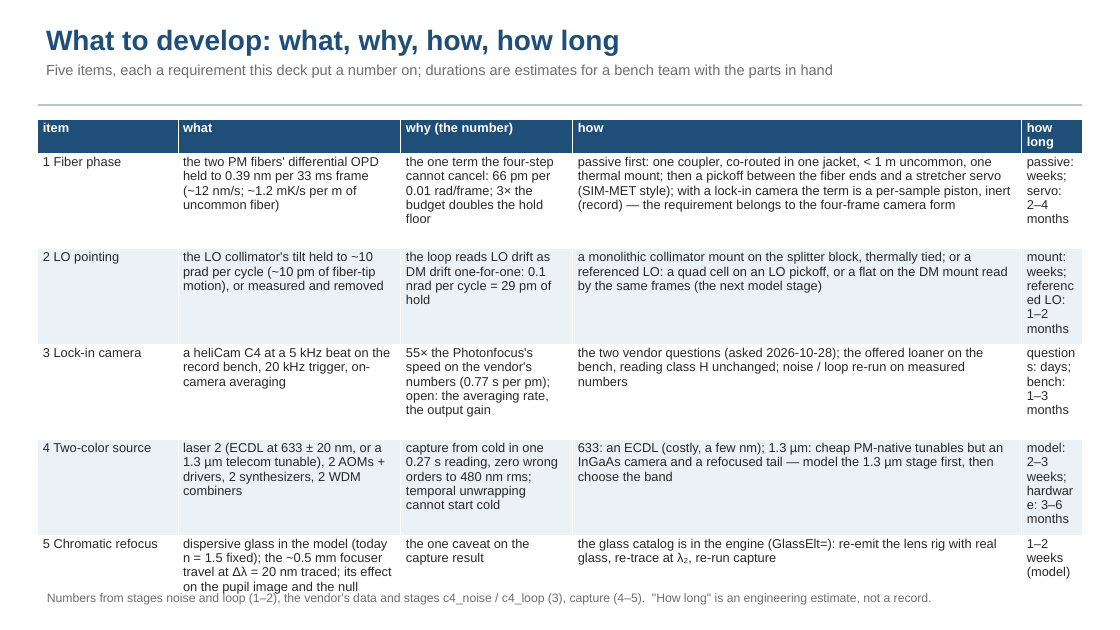
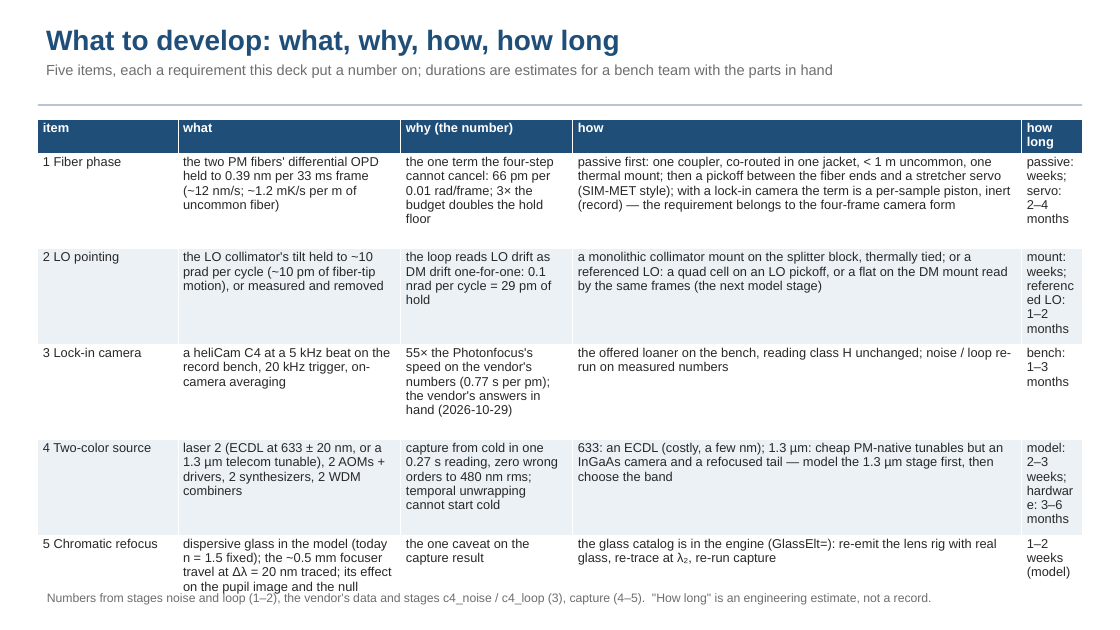
Before and after one commit to nasa-jpl/macos, a slide deck: slide 23 of demo_session/deck_cophi.pptx. Drawn at 1120x630 pixels with LibreOffice and Linux fonts; fonts in the diff are those of the drawing. Boxes give left, top, right and bottom in pixels: in the first picture for what was removed or moved away, otherwise in the second. Text is boxed around its words. In the diff, an @@ line names an element or a change of style, - is before the commit and + after.

```diff
--- a/demo_session/deck_cophi.pptx
+++ b/demo_session/deck_cophi.pptx
@@ table at bbox=[38, 119, 1082, 620] @@
-row 4: 3 Lock-in camera | a heliCam C4 at a 5 kHz beat on the record bench, 20 kHz trigger, on-camera averaging | 55× the Photonfocus's speed on the vendor's numbers (0.77 s per pm); open: the averaging rate, the output gain | the two vendor questions (asked 2026-10-28); the offered loaner on the bench, reading class H unchanged; noise / loop re-run on measured numbers | questions: days; bench: 1–3 months
+row 4: 3 Lock-in camera | a heliCam C4 at a 5 kHz beat on the record bench, 20 kHz trigger, on-camera averaging | 55× the Photonfocus's speed on the vendor's numbers (0.77 s per pm); the vendor's answers in hand (2026-10-29) | the offered loaner on the bench, reading class H unchanged; noise / loop re-run on measured numbers | bench: 1–3 months
```
Also in this commit, not shown: 11 other slides changed, 4 other files.
